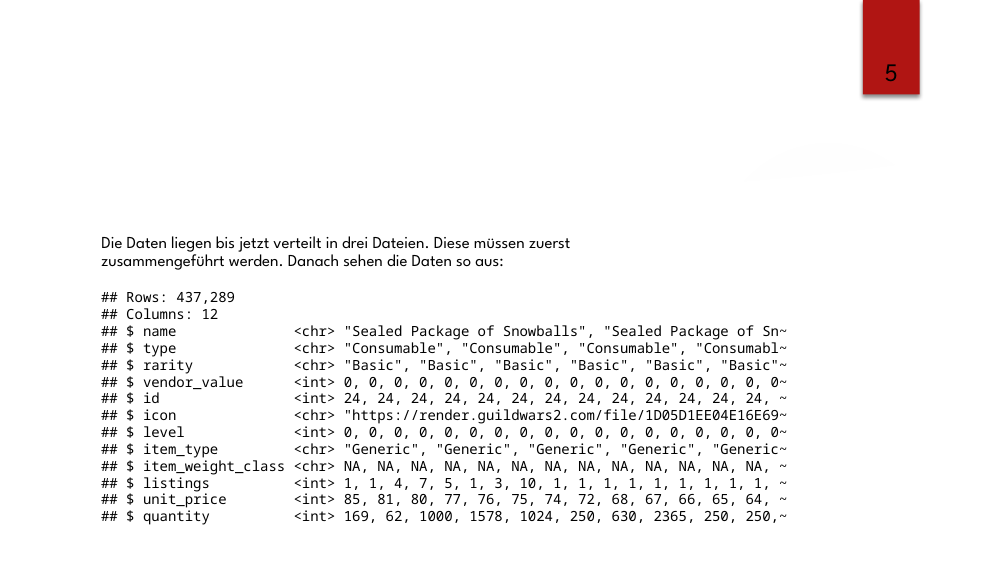
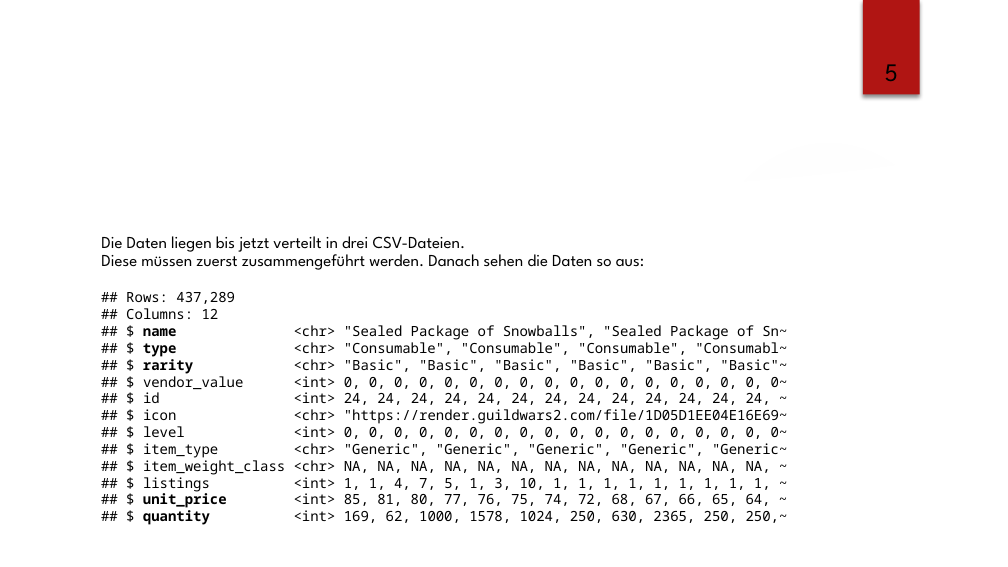
Before and after one commit to lz039/Gw2Trading, a slide deck: slide 5 of reports/presentation_custom_design.pptx. Drawn at 1008x567 pixels with LibreOffice and Linux fonts; fonts in the diff are those of the drawing; background and template pictures are left out. Boxes give left, top, right and bottom in pixels: in the first picture for what was removed or moved away, otherwise in the second. Text is boxed around its words. In the diff, an @@ line names an element or a change of style, - is before the commit and + after.

```diff
--- a/reports/presentation_custom_design.pptx
+++ b/reports/presentation_custom_design.pptx
@@ text at (101, 236, 644, 270): text changed @@
-Die Daten liegen bis jetzt verteilt in drei Dateien. Diese müssen zuerst zusammengeführt werden. Danach sehen die Daten so aus:
+Die Daten liegen bis jetzt verteilt in drei CSV-Dateien.
+Diese müssen zuerst zusammengeführt werden. Danach sehen die Daten so aus:
@@ text "## Rows: 437,289 ## Columns: ..." at (126, 292, 788, 525): bold on in "name type rarity unit_price quantity" @@
```
Also in this commit, not shown: 17 other slides changed.
